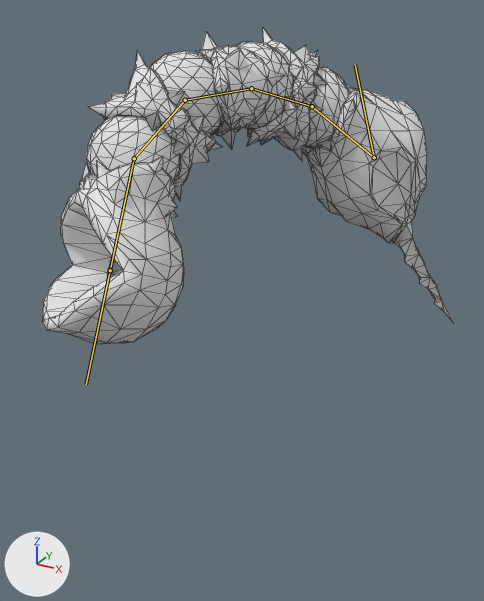
An edit to the glTF model Project/area/1 sand oasis/boss/data/model/Tail.gltf, drawn before and after from the same camera.
One viewpoint serves both versions: a 50 mm camera at (7.23, -8.42, 4.2) aimed at (1.1, 2.72, -1.37). Lighting does not change. The marker at lower left points along +X, +Y and +Z. Both versions are drawn at frame 35 of the action 'r-attack-in-light'; the numbers are the values there. The bones that bend it are drawn over the model as lines. Mesh edges are drawn as thin lines.

Objects in the first picture: 'TailMesh'.
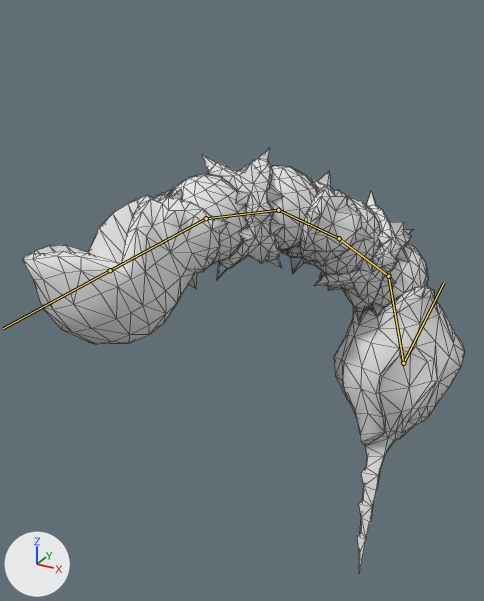
Where the change shows, as pixel boxes [x1, y1, x2, y2] in the pictures (484 x 601 px):
'TailMesh', posed (8% wider, 34% taller)
    before: [42, 28, 453, 344]
    after: [22, 148, 464, 572]
bone 'tail_01', root to tip
    before: (110, 270) to (134, 158)
    after: (110, 270) to (206, 218)
bone 'tail_02', root to tip
    before: (134, 158) to (185, 100)
    after: (206, 218) to (278, 210)
bone 'tail_03', root to tip
    before: (185, 100) to (251, 88)
    after: (278, 210) to (339, 238)
bone 'tail_04', root to tip
    before: (251, 88) to (312, 106)
    after: (339, 238) to (388, 276)
bone 'tail_05', root to tip
    before: (312, 106) to (374, 157)
    after: (388, 276) to (403, 363)

The edits, one by one:
Bone 'tail_01' (bone_tail_01) turns from (66, -15, -26) to (19, -13, -35) degrees about its own x, y and z.
Bone 'tail_02' (bone_tail_02) turns from (-27, 0, 0) to (-19, 0, 0) degrees about its own x, y and z.
Bone 'tail_03' (bone_tail_03) turns from (-34, 0, 0) to (-29, 0, 0) degrees about its own x, y and z.
Bone 'tail_04' (bone_tail_04) turns from (-24, 0, 0) to (-14, 0, 0) degrees about its own x, y and z.
Bone 'tail_05' (bone_tail_05) turns from (-18, 0, 0) to (-40, 0, 0) degrees about its own x, y and z.
